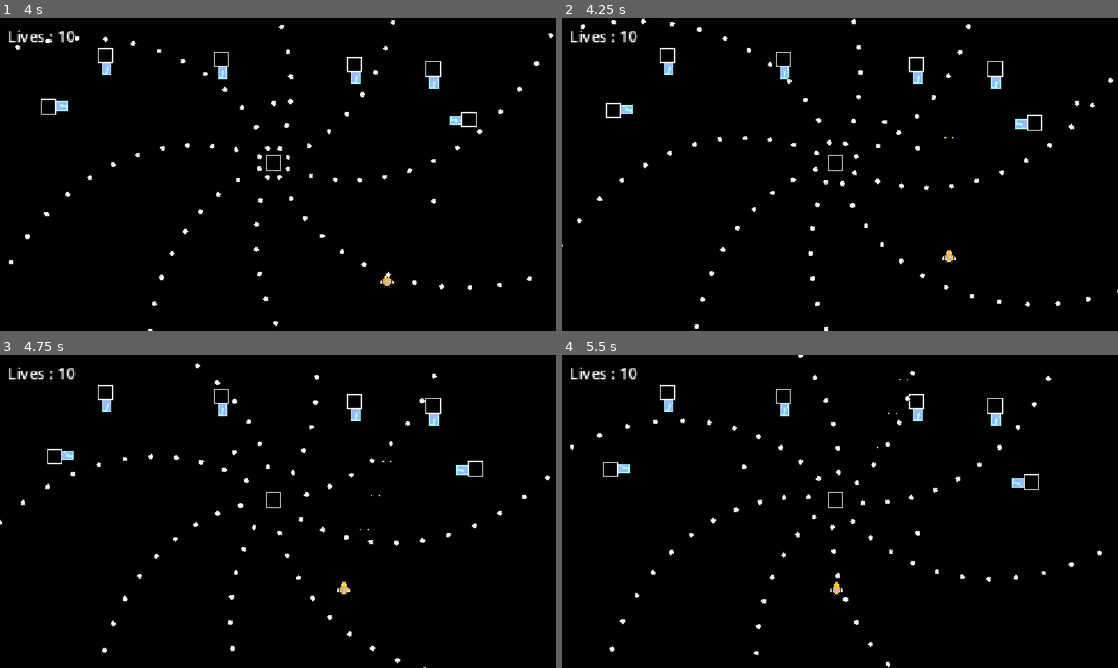
Above: before the commit, frames 1-4 (two rows, left to right).
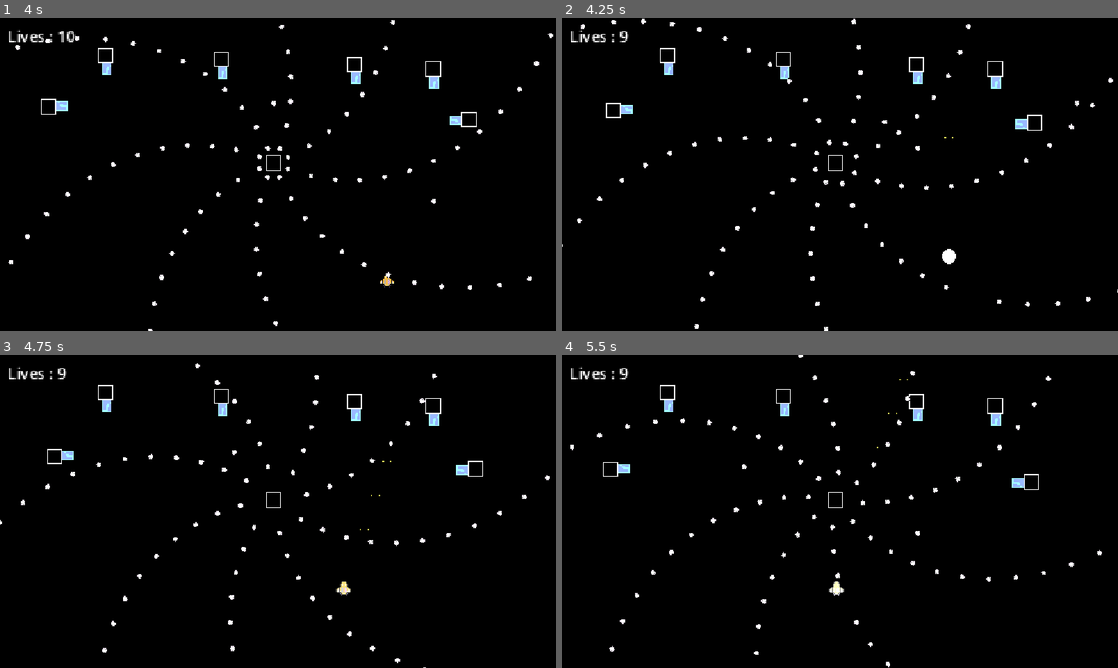
Above: after the commit, the same moments.

Repository: Draftier/Geometric-Invasion-CSS-497
Game: Godot game, scene res://scenes/UI/main_menu.tscn
Same seed, same stepped clock (60 frames per second), same inputs: the game is played once before the commit and once after it.
Inputs:
- Up to frame 1 (4 s): click "Singleplayer" at 0.5 s; hold Right (right) 1.28-2.03 s; hold Z (shoot) 1.28-2.03 s; hold Down (down) 2.03-2.78 s; tap Z (shoot) at 2.1, 3.05, 3.6 s; hold Right (right) 2.78-3.53 s; hold Shift (slow) 2.78-3.53 s; hold Up (up) from 3.53 s (still down)
- Up to frame 2 (4.25 s): keep holding Up (up)
- Up to frame 3 (4.75 s): release Up (up) at 4.28 s; hold Left (left) from 4.28 s (still down); hold Z (shoot) from 4.28 s (still down)
- Up to frame 4 (5.5 s): keep holding Left (left); release Z (shoot) at 5.03 s; tap Shift (slow) at 5.1 s; tap Z (shoot) at 5.3 s

Frame 1 is identical in both runs. In frame 2, 0.2% of the frame differs, in the area x 10-75%, y 4-90%; in frame 3, 0.2%; in frame 4, 0.2%.

Commit message:
Seperated bullet layers, changed hitbox, and hurtbox code to not set col layer and mask layers via exports on ready and use hitbox and hurtbox pattern on enemies and player

Diff:
--- a/geometric-invasion/project.godot
+++ b/geometric-invasion/project.godot
@@ -63,9 +63,10 @@
 
 2d_physics/layer_1="player"
 2d_physics/layer_2="enemies"
-2d_physics/layer_3="bullets"
+2d_physics/layer_3="player_bullets"
 2d_physics/layer_4="background"
 2d_physics/layer_5="borders"
+2d_physics/layer_6="enemy_bullets"
 
 [physics]
 
--- a/geometric-invasion/scenes/Enemy/enemy.tscn
+++ b/geometric-invasion/scenes/Enemy/enemy.tscn
@@ -30,8 +30,6 @@
 collision_layer = 2
 collision_mask = 5
 script = ExtResource("4_grfqg")
-col_layer = 2
-col_mask = 3
 metadata/_custom_type_script = "uid://12171bvbqp8w"
 
 [node name="CollisionShape2D" type="CollisionShape2D" parent="Sprite2D/Hurtbox" unique_id=1199752919]
--- a/geometric-invasion/scenes/Enemy/obstacle_bullet_base.tscn
+++ b/geometric-invasion/scenes/Enemy/obstacle_bullet_base.tscn
@@ -16,6 +16,7 @@
 texture = ExtResource("2_caht2")
 
 [node name="Hitbox" type="Area2D" parent="Sprite2D" unique_id=280840225]
+collision_layer = 32
 script = ExtResource("3_q52o3")
 metadata/_custom_type_script = "uid://dhan5ja6q4fjx"
 
--- a/geometric-invasion/scenes/Player/player.tscn
+++ b/geometric-invasion/scenes/Player/player.tscn
@@ -4,6 +4,7 @@
 [ext_resource type="Script" uid="uid://ciep42dbk0hr" path="res://scripts/player/player.gd" id="1_g2els"]
 [ext_resource type="Script" uid="uid://dviw3iwulqtp" path="res://scripts/player/player_class.gd" id="2_dqkch"]
 [ext_resource type="Shader" uid="uid://ccvumau4xgwhx" path="res://shaders/flicker.gdshader" id="4_tuyoq"]
+[ext_resource type="Script" uid="uid://12171bvbqp8w" path="res://scripts/hurt_and_hit_box/hurtbox.gd" id="6_hvfru"]
 [ext_resource type="Texture2D" uid="uid://rjf6qb8ty32e" path="res://assets/sprites/eplosion_1.png" id="6_tuyoq"]
 
 [sub_resource type="Resource" id="Resource_qhqgy"]
@@ -109,11 +110,11 @@
 &"flash": SubResource("Animation_fjrip")
 }
 
+[sub_resource type="CircleShape2D" id="CircleShape2D_1tcrw"]
+radius = 9.0
+
 [sub_resource type="CircleShape2D" id="CircleShape2D_u8vuu"]
 radius = 4.0
-
-[sub_resource type="CircleShape2D" id="CircleShape2D_1tcrw"]
-radius = 9.0
 
 [node name="Player" type="CharacterBody2D" unique_id=1651887187]
 collision_mask = 16
@@ -144,12 +145,6 @@
 
 [node name="guns" type="Node2D" parent="." unique_id=1613688656]
 
-[node name="HurtBox" type="Area2D" parent="." unique_id=1005235134]
-collision_mask = 22
-
-[node name="CollisionShape2D" type="CollisionShape2D" parent="HurtBox" unique_id=37728273]
-shape = SubResource("CircleShape2D_u8vuu")
-
 [node name="CollisionShape2D" type="CollisionShape2D" parent="." unique_id=1493186045]
 shape = SubResource("CircleShape2D_1tcrw")
 
@@ -162,4 +157,12 @@
 offset_right = -234.0
 offset_bottom = -131.0
 
+[node name="Hurtbox" type="Area2D" parent="." unique_id=352799352]
+collision_mask = 34
+script = ExtResource("6_hvfru")
+metadata/_custom_type_script = "uid://12171bvbqp8w"
+
+[node name="CollisionShape2D" type="CollisionShape2D" parent="Hurtbox" unique_id=37728273]
+shape = SubResource("CircleShape2D_u8vuu")
+
 [connection signal="timeout" from="InvulnerabilityTimer" to="." method="_on_invulnerability_timer_timeout"]
--- a/geometric-invasion/scripts/hurt_and_hit_box/hitbox.gd
+++ b/geometric-invasion/scripts/hurt_and_hit_box/hitbox.gd
@@ -1,17 +1,8 @@
 # This class represents a general hitbox utilized for this proejct
+# Collision masks and layers changed in editor for ease of use
 class_name Hitbox
 extends Area2D
 
-# These variables are here to set an optional initial collision layer and mask, by default both on 0
-# Make sure the col layer and mask complement each other
-@export var col_layer : int = 0
-@export var col_mask : int = 0
 
 # This variable is utilized to determine how much damage the hitbox will deal
 @export var damage := 10
-
-# Func used to initailize values, use ready over init for values that are in inspector tree
-# Initialize col layer and mask on area2d
-func _ready() -> void:
-	collision_layer = col_layer
-	collision_mask = col_mask
--- a/geometric-invasion/scripts/hurt_and_hit_box/hurtbox.gd
+++ b/geometric-invasion/scripts/hurt_and_hit_box/hurtbox.gd
@@ -1,17 +1,13 @@
+# This class represents a hurtbox used to detect what hitbo has interacted with an entity
+# And check if that hitbox should interact with this entity
+# Collision masks and layers changed in editor for ease of use
 class_name Hurtbox
 extends Area2D
 
-# These variables are here to set an optional initial collision layer and mask, by default both on 0
-# Make sure the col layer and mask complement each other
-@export var col_layer : int = 0
-@export var col_mask : int = 0
 
 # Func used to initailize values, use ready over init for values that are in inspector tree
 # Initialize col layer and mask on area2d and connect signal for hurtbox to deal damage to hitbox
 func _ready() -> void:
-	collision_layer = col_layer
-	collision_mask = col_mask
-
 	area_entered.connect(_on_area_entered)
 
 
@@ -20,10 +16,9 @@
 	# Initial check to see if null
 	if hitbox == null:
 		return
+	#print(owner)
 
 
-
-	# print(owner)
 	# Checks to see if owner node has any function that hurtbox can dish out
 	if owner.has_method("take_damage"):
 		owner.take_damage()
--- a/geometric-invasion/scripts/level_manager/level_manager.gd
+++ b/geometric-invasion/scripts/level_manager/level_manager.gd
@@ -22,7 +22,7 @@
 var current_time
 
 # Variables to store bullets
-var max_bullet_count : int = 1000
+var max_bullet_count : int = 640
 var bullets : Array [ Bullet ]
 
 # Preloading basic bullets for initial pooling
@@ -45,6 +45,8 @@
 			object = basic_player_bullet.instantiate()
 	else:
 		# Iteratively go through pool and find a bullet related to request type
+		# TODO transition to different pools for different objects since starvation occurs
+		# And since it's better to seperate them due to different object interactions
 		for i in range(0, bullets.size()):
 			if bullets[i].shooter == null:
 				print("Pool bugged")
